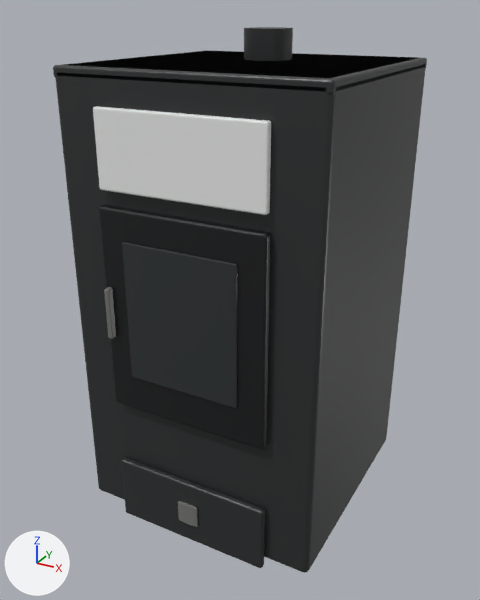
An edit to the glTF model STAIANO-3D/public/models/stoves/nordica-fedora16-maiolica-bianco-infinity.glb, drawn before and after from the same camera.
Camera for both pictures: a 50 mm lens placed at (0.658, -1.251, 1.123), pointed at (-0.008, -0.04, 0.518). The axes (+X, +Y, +Z) are drawn at lower left. The lights are the same throughout. The older version comes first. Vertices at exactly the same position are counted once.

Objects in the first picture: 'Cassetto cenere.002', 'Coperchio.002', 'Corpo.002', 'Pannello superiore', 'Porta.002', 'Scarico fumi.002', 'Vetro sportello.002' and 2 more.
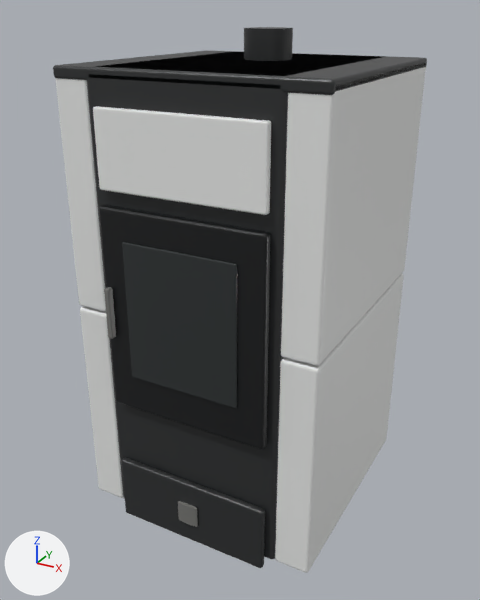
Location of each change, (x1, y1, x2, y2) in pixels of the pictures (480 x 600 px; the box of a moved part takes in the faces that stretch with it):
```json
{"object": "Corpo.002", "change": "reshaped", "before": [55, 51, 426, 573], "after": [87, 52, 384, 559], "on screen": "20% narrower"}
{"object": "Pannello laterale.011", "change": "reshaped, moved", "after": [281, 63, 426, 366], "on screen": "not visible before"}
{"part": 1, "of": "me_cube_026", "change": "moved or reshaped", "before": [302, 64, 426, 573], "after": [270, 89, 288, 559]}
{"part": 2, "of": "me_cube_026", "change": "moved or reshaped", "before": [55, 51, 417, 572], "after": [87, 52, 384, 559]}
{"part": 3, "of": "me_cube_030", "change": "moved or reshaped", "after": [315, 92, 336, 366], "on screen": "not visible before"}
{"part": 4, "of": "me_cube_030", "change": "moved or reshaped", "after": [320, 63, 426, 364], "on screen": "not visible before"}
{"part": 5, "of": "me_cube_030", "change": "moved or reshaped", "after": [281, 93, 329, 365], "on screen": "not visible before"}
{"object": "Pannello laterale.010", "change": "unchanged, uncovered by the edit", "after": [275, 274, 404, 573]}
{"object": "Pannello laterale.009", "change": "unchanged, uncovered by the edit", "after": [55, 78, 106, 312]}
{"object": "Pannello laterale.008", "change": "unchanged, uncovered by the edit", "after": [80, 306, 124, 498]}
```

The change, as JSON lines over the scene's bpy script:
```json
{"block": "me_cube_026", "where": "# used by ob_corpo_002; location = (0.0, 0.0, 0.533)"}
{"op": "remove", "block": "me_cube_026", "code": "me_cube_026.from_pydata(...)  # 152 vertices, 300 faces; spans x -0.28..0.28, y -0.273..0.273, z -0.493..0.493"}
{"op": "add", "block": "me_cube_026", "code": "me_cube_026.from_pydata(...)  # 152 vertices, 300 faces; spans x -0.204..0.204, y -0.273..0.273, z -0.493..0.493"}
{"block": "me_cube_026", "change": "me_cube_026 part 1: all 76 vertices in x 0.268..0.28, y -0.273..0.273, z -0.493..0.493 are moved by (-0.075, 0.0, 0.0)"}
{"block": "me_cube_026", "change": "me_cube_026 part 2: all 76 vertices in x -0.28..-0.268, y -0.273..0.273, z -0.493..0.493 are moved by (0.075, 0.0, 0.0)"}
{"block": "me_cube_030", "where": "# used by ob_pannello_laterale_011; location = (0.218, 0.0, 0.779)"}
{"op": "remove", "block": "me_cube_030", "code": "me_cube_030.from_pydata(...)  # 152 vertices, 300 faces; spans x -0.059..0.059, y -0.263..0.263, z -0.244..0.244"}
{"op": "add", "block": "me_cube_030", "code": "me_cube_030.from_pydata(...)  # 152 vertices, 300 faces; spans x -0.039..0.039, y -0.271..0.271, z -0.244..0.244"}
{"block": "me_cube_030", "change": "me_cube_030 part 3: all 38 vertices in x 0.052..0.059, y -0.263..-0.256, z -0.244..0.244 are moved by (-0.02, -0.008, 0.0)"}
{"block": "me_cube_030", "change": "me_cube_030 part 4: all 38 vertices in x 0.052..0.059, y 0.256..0.263, z -0.244..0.244 are moved by (-0.02, 0.008, 0.0)"}
{"block": "me_cube_030", "change": "me_cube_030 part 5: all 38 vertices in x -0.059..-0.052, y -0.263..-0.256, z -0.244..0.244 are moved by (0.02, -0.008, 0.0)"}
{"block": "me_cube_030", "change": "other edits to the shape of me_cube_030 do not show in these pictures"}
{"op": "set", "path": "ob_pannello_laterale_011.location", "old": "(0.218, 0.0, 0.779)", "new": "(0.24, 0.0, 0.779)"}
```
